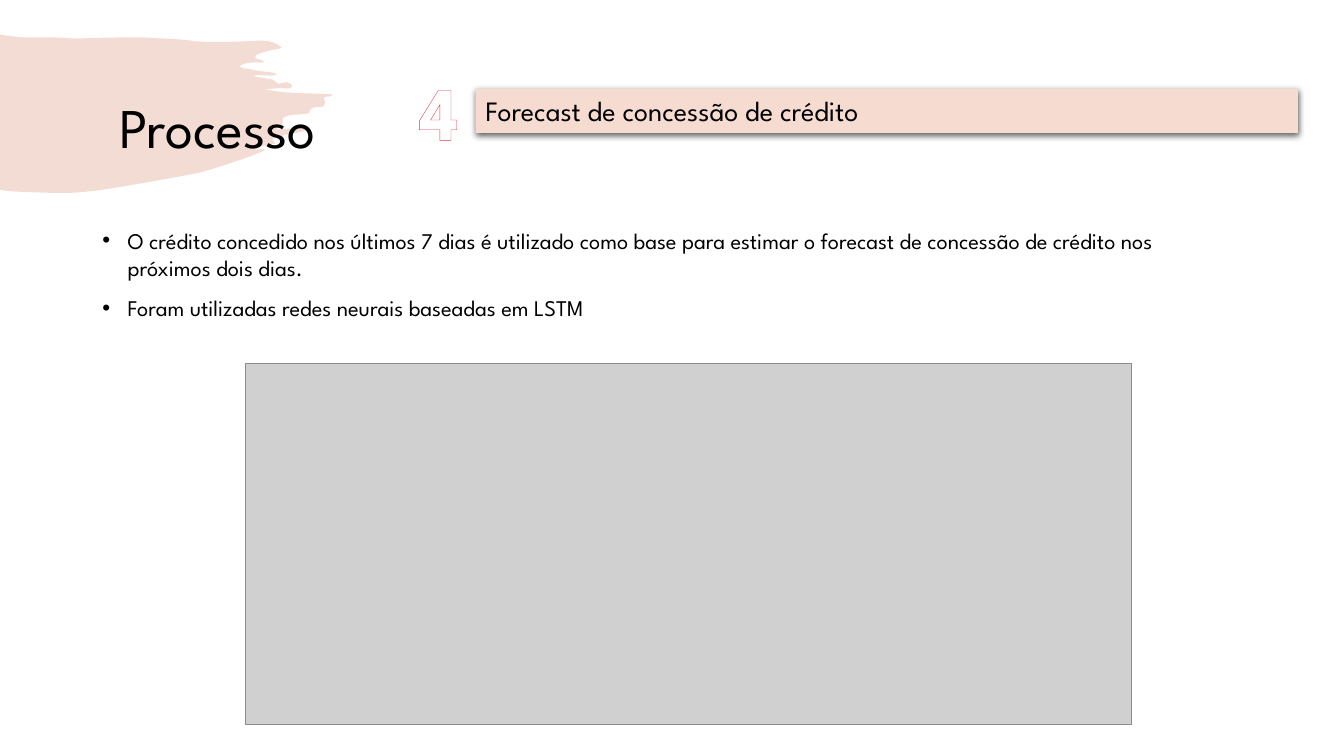
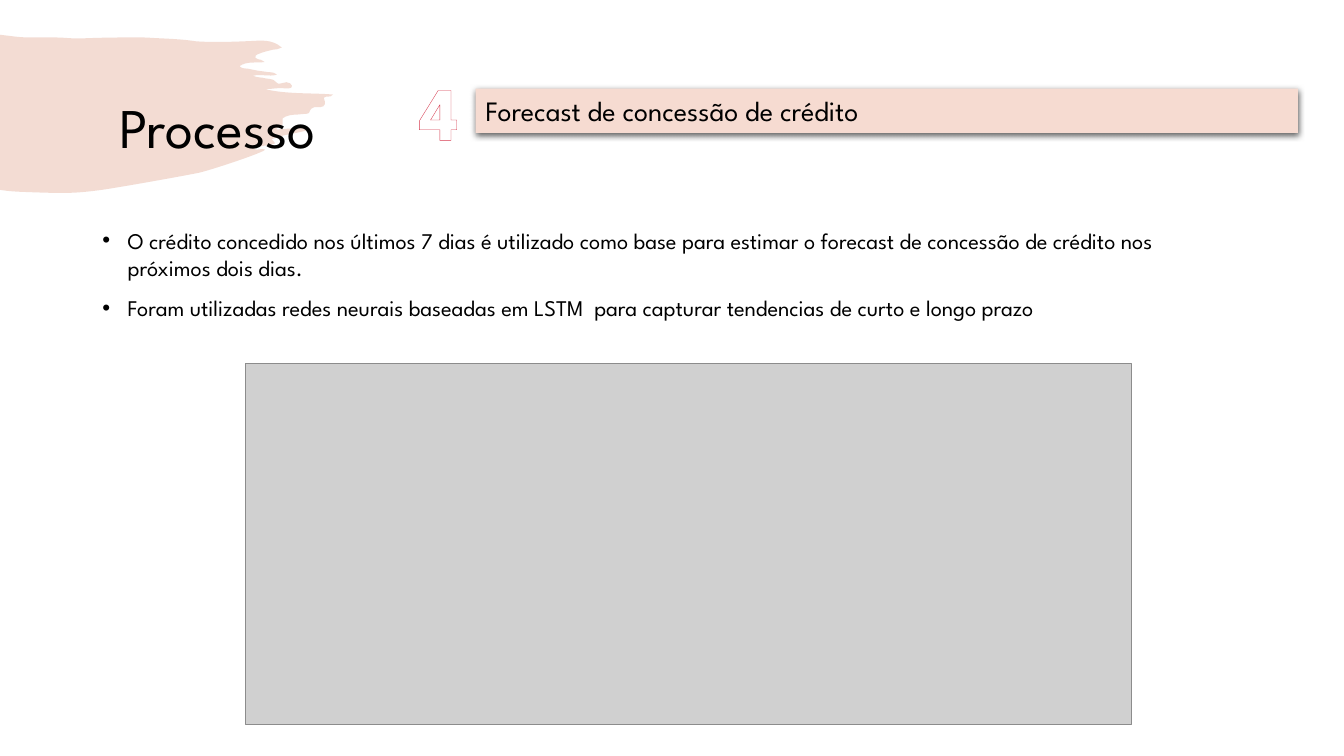
Before and after one commit to jblancoperez/fiap-desafio, a slide deck: slide 9 of skynet.pptx. Drawn at 1344x756 pixels with LibreOffice and Linux fonts; fonts in the diff are those of the drawing; grey boxes stand for pictures. Boxes give left, top, right and bottom in pixels: in the first picture for what was removed or moved away, otherwise in the second. Text is boxed around its words. In the diff, an @@ line names an element or a change of style, - is before the commit and + after.

```diff
--- a/skynet.pptx
+++ b/skynet.pptx
@@ text at bbox=[128, 300, 1034, 321]: text changed @@
-• Foram utilizadas redes neurais baseadas em LSTM
+• Foram utilizadas redes neurais baseadas em LSTM para capturar tendencias de curto e longo prazo
```
Also in this commit, not shown: 1 other slide changed.
